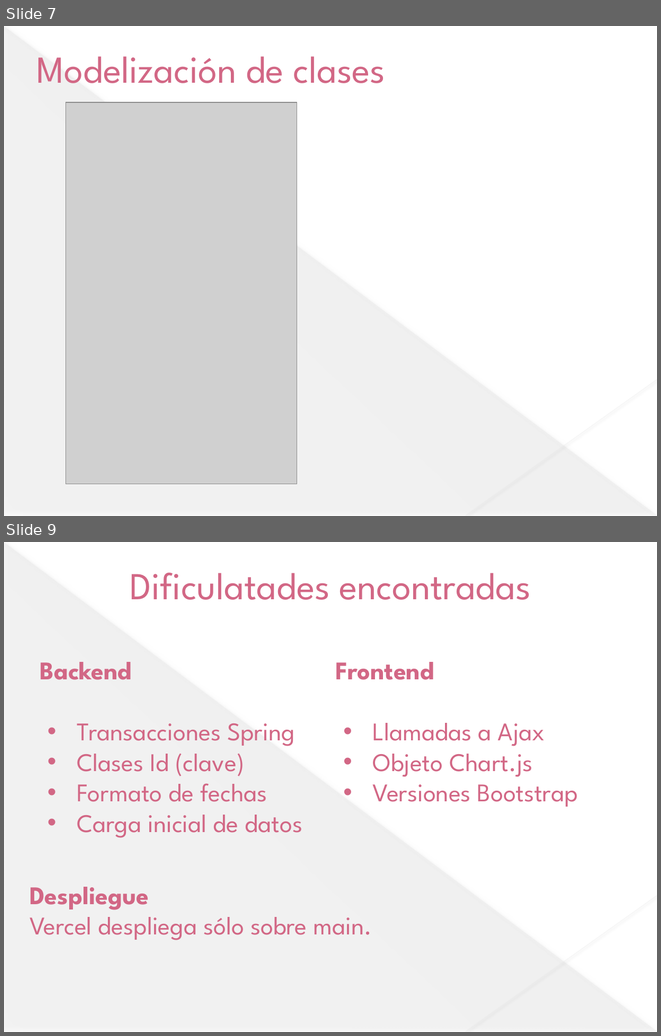
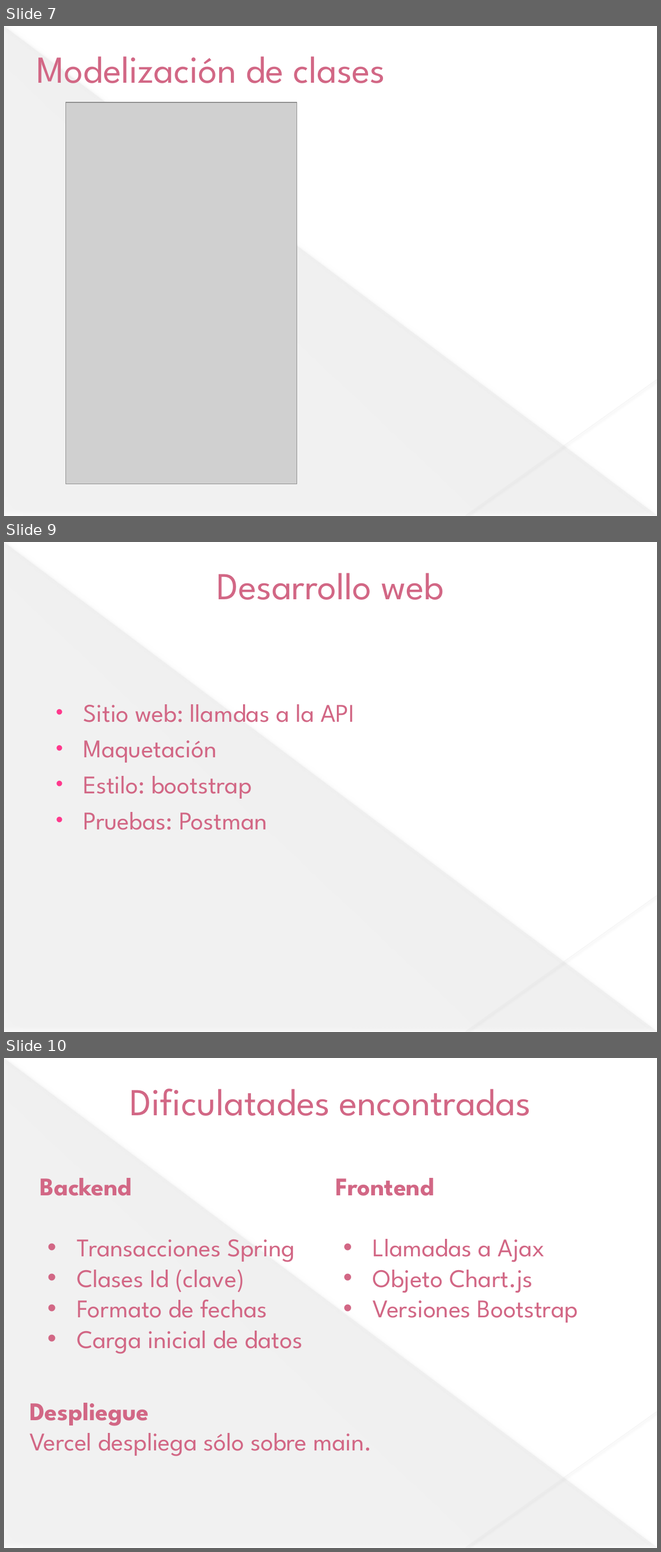
Before and after one commit to jesusdavidguti/ProyectoFinDeCurso, a slide deck: Presentación/Proyecto fin de curso.pptx. Shown one above the other, each under a label of ours: slides 7 and 9 before the commit, slides 7, 9 and 10 after it; the slides between them are not shown. The pictures are 661x1036 and 661x1552 pixels, drawn with LibreOffice and Linux fonts; fonts in the diff are those of the drawing; grey boxes stand for pictures. Boxes give left, top, right and bottom in pixels: in the first picture for what was removed or moved away, otherwise in the second. Text is boxed around its words. In the diff, an @@ line names an element or a change of style, - is before the commit and + after.

```diff
--- a/Presentación/Proyecto fin de curso.pptx
+++ b/Presentación/Proyecto fin de curso.pptx
@@ slide 9 added at (x1=4, y1=542, x2=657, y2=1032), background #FFFFFF; not listed: 3 template elements that a slide beside it also shows @@
@@ title added at (x1=217, y1=573, x2=444, y2=600), 42 pt, text #D26785 @@
+Desarrollo web
@@ subtitle added at (x1=83, y1=704, x2=354, y2=830), 28 pt, text #D26785 @@
+• Sitio web: llamdas a la API
+• Maquetación
+• Estilo: bootstrap
+• Pruebas: Postman
@@ what was slide 9 is now slide 10 @@
```
Also in this commit, not shown: 2 slides changed.
